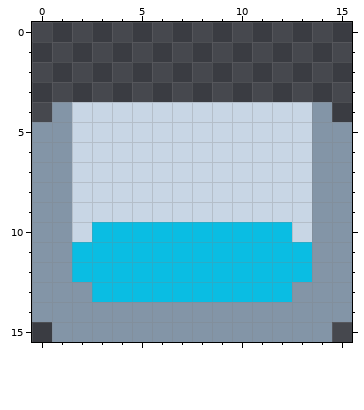
Pixel-art file, stored at Assets/Sprites/Items/sofa_chair.aseprite. The picture above is the old version.
16x16 pixels, 1 frame.
And afterwards:
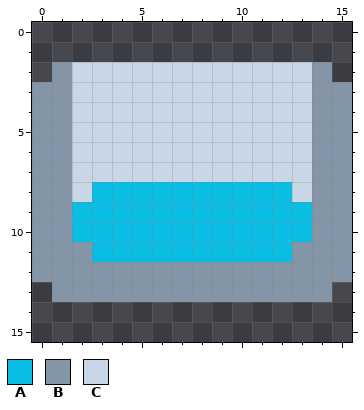
Palette (. is transparent): A #0abde3  B #8395a7  C #c8d6e5
Diff:
@@ x 0..15 @@
  1 ................
- 2 ................
- 3 ................
- 4 .BCCCCCCCCCCCCB.
+ 2 .BCCCCCCCCCCCCB.
+ 3 BBCCCCCCCCCCCCBB
+ 4 BBCCCCCCCCCCCCBB
  5 BBCCCCCCCCCCCCBB
@@ x 0..15 @@
  7 BBCCCCCCCCCCCCBB
- 8 BBCCCCCCCCCCCCBB
- 9 BBCCCCCCCCCCCCBB
-10 BBCAAAAAAAAAACBB
-11 BBAAAAAAAAAAAABB
-12 BBAAAAAAAAAAAABB
-13 BBBAAAAAAAAAABBB
-14 BBBBBBBBBBBBBBBB
-15 .BBBBBBBBBBBBBB.
+ 8 BBCAAAAAAAAAACBB
+ 9 BBAAAAAAAAAAAABB
+10 BBAAAAAAAAAAAABB
+11 BBBAAAAAAAAAABBB
+12 BBBBBBBBBBBBBBBB
+13 .BBBBBBBBBBBBBB.
+14 ................
+15 ................
